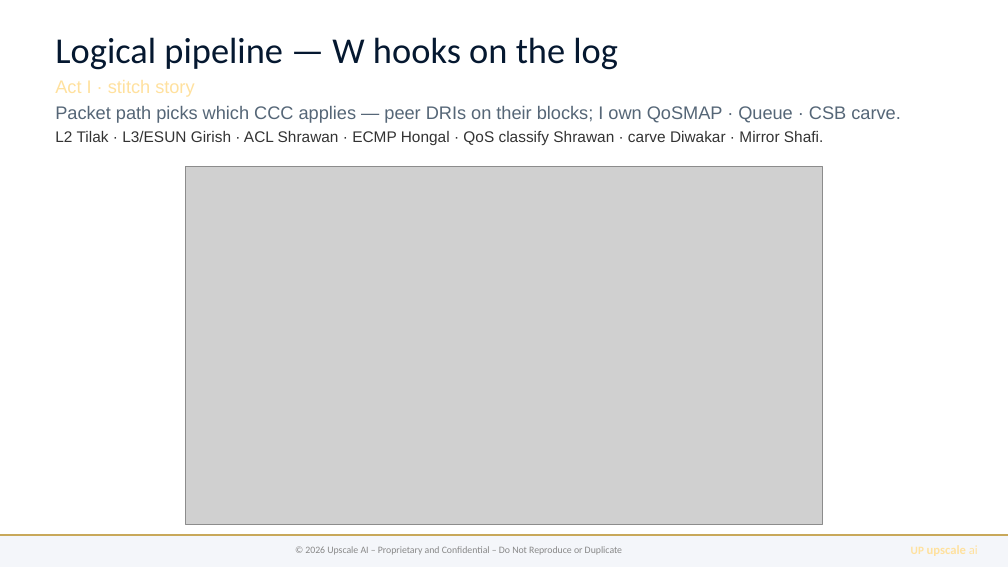
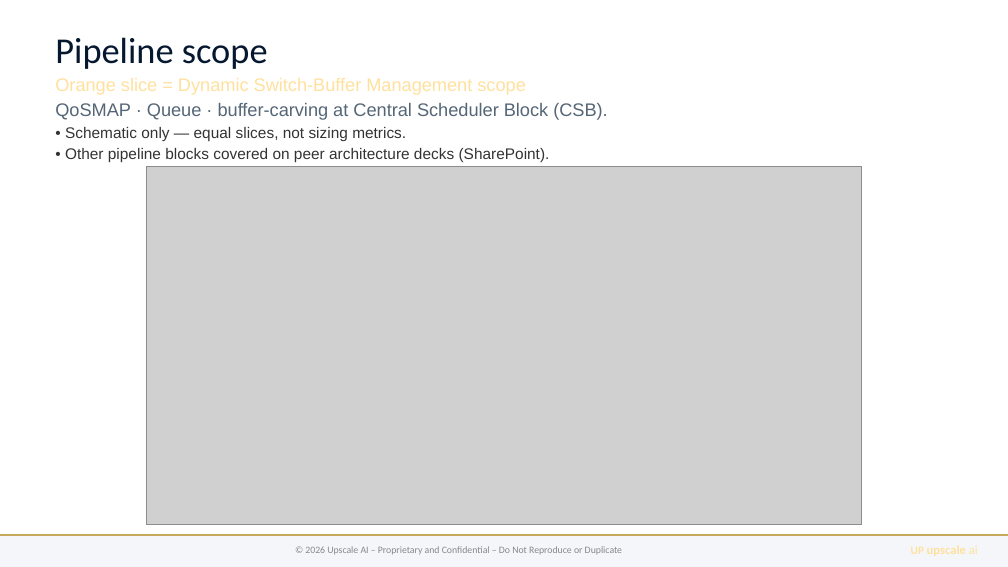
Before and after one commit to upscale-ai-network/agent-template, a slide deck: slide 3 of dt122/bugatti-qos-ccc.pptx. Drawn at 1008x567 pixels with LibreOffice and Linux fonts; fonts in the diff are those of the drawing; grey boxes stand for pictures. Boxes give left, top, right and bottom in pixels: in the first picture for what was removed or moved away, otherwise in the second. Text is boxed around its words. In the diff, an @@ line names an element or a change of style, - is before the commit and + after.

```diff
--- a/dt122/bugatti-qos-ccc.pptx
+++ b/dt122/bugatti-qos-ccc.pptx
@@ text at (55, 37, 607, 162): text changed; size 13 to 11 pt @@
-Logical pipeline — W hooks on the log
-Act I · stitch story
-Packet path picks which CCC applies — peer DRIs on their blocks; I own QoSMAP · Queue · CSB carve.
-L2 Tilak · L3/ESUN Girish · ACL Shrawan · ECMP Hongal · QoS classify Shrawan · carve Diwakar · Mirror Shafi.
+Pipeline scope
+Orange slice = Dynamic Switch-Buffer Management scope
+QoSMAP · Queue · buffer-carving at Central Scheduler Block (CSB).
+• Schematic only — equal slices, not sizing metrics.
+• Other pipeline blocks covered on peer architecture decks (SharePoint).
@@ picture: place and size @@
-picture at (185, 166, 823, 524)
+picture at (146, 166, 862, 524)
```
Also in this commit, not shown: 6 other slides changed, 15 other files.
